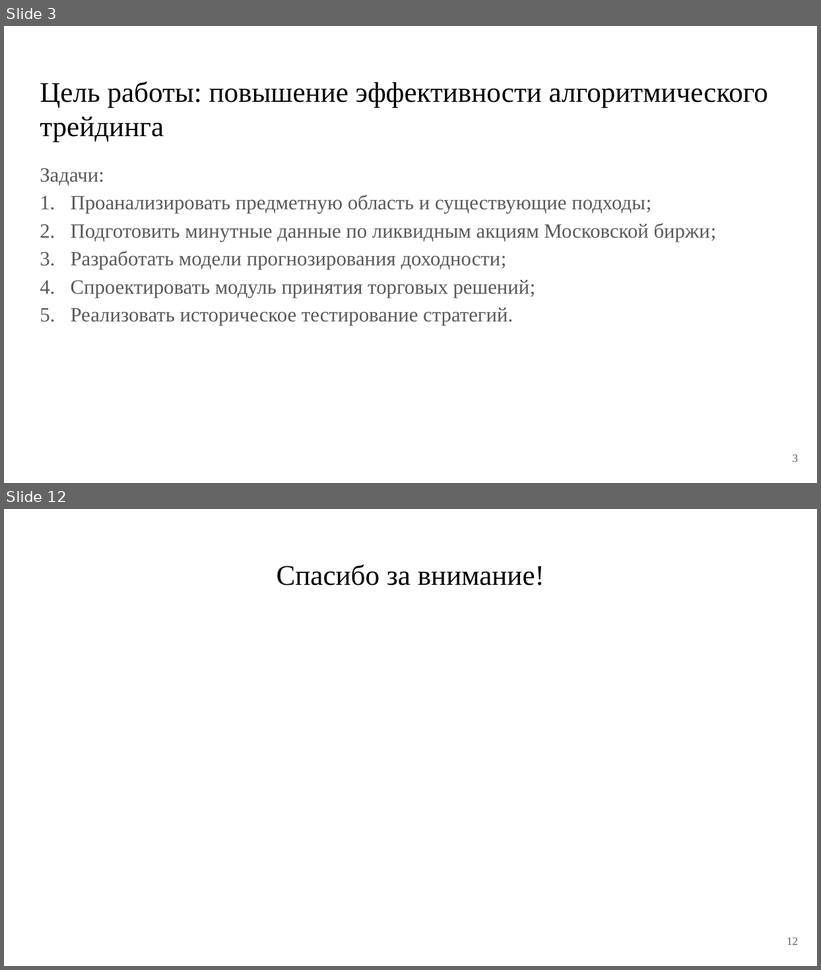
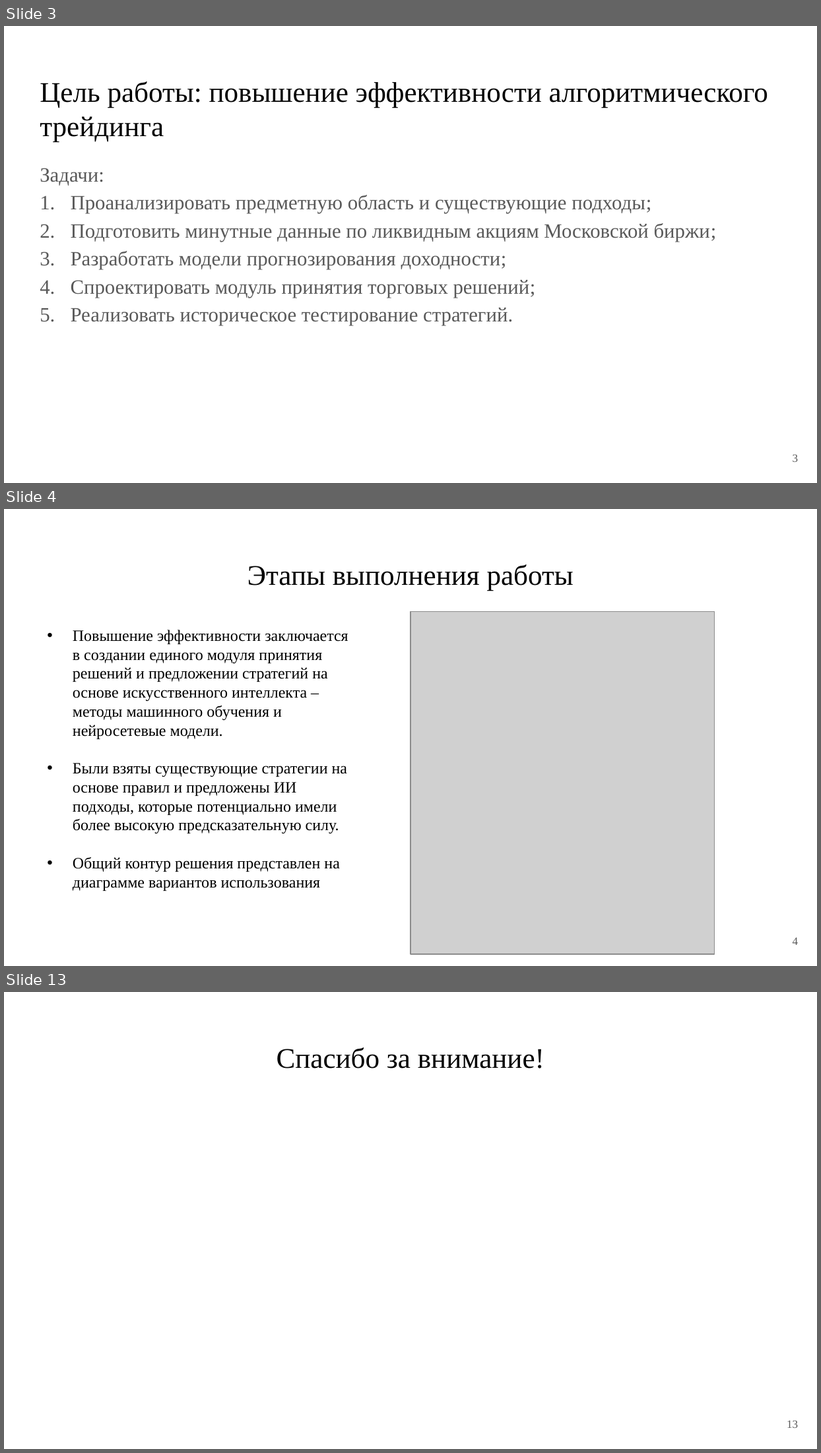
Before and after one commit to PetrovKirill00/BKP, a slide deck: Презентация.pptx. Shown one above the other, each under a label of ours: slides 3 and 12 before the commit, slides 3, 4 and 13 after it; the slides between them are not shown. The pictures are 821x970 and 821x1453 pixels, drawn with LibreOffice and Linux fonts; fonts in the diff are those of the drawing; grey boxes stand for pictures. Boxes give left, top, right and bottom in pixels: in the first picture for what was removed or moved away, otherwise in the second. Text is boxed around its words. In the diff, an @@ line names an element or a change of style, - is before the commit and + after.

```diff
--- a/Презентация.pptx
+++ b/Презентация.pptx
@@ slide 4 added at [4, 509, 817, 966], background #FFFFFF @@
@@ title added at [248, 564, 574, 591], 25.2 pt, text #000000 @@
+Этапы выполнения работы
@@ picture added at [411, 611, 715, 955] @@
@@ text added at [73, 630, 348, 891], 14 pt, text #000000 @@
+• Повышение эффективности заключается в создании единого модуля принятия решений и предложении стратегий на основе искусственного интеллекта – методы машинного обучения и нейросетевые модели.
+• Были взяты существующие стратегии на основе правил и предложены ИИ подходы, которые потенциально имели более высокую предсказательную силу.
+• Общий контур решения представлен на диаграмме вариантов использования
@@ page number added at [793, 938, 799, 945], 10 pt, text #595959 @@
+4
@@ what was slide 12 is now slide 13 @@
@@ page number at [787, 1420, 798, 1428]: text changed @@
-12
+13
```
Also in this commit, not shown: 5 slides changed, 3 other slides added, 3 slides removed, 12 other files.
